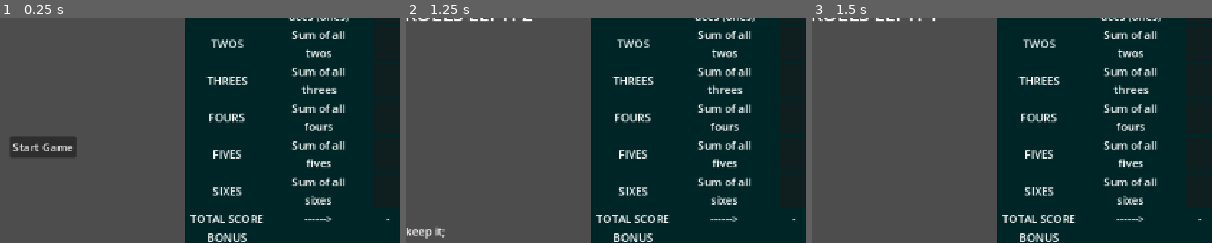
Above: before the commit, frames 1-3 (left to right).
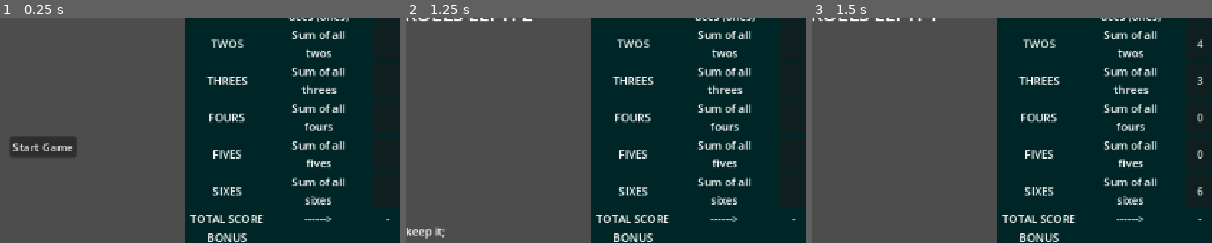
Above: after the commit, the same moments.

Repository: Cuppit/yahtzee
Game: Godot game, scene res://scenes/game_screen/game_screen.tscn
Two runs of this game, one before a commit and one after it. Both use one fixed random seed, a clock stepped at 60 frames per second and the inputs below.
Inputs:
- Up to frame 1 (0.25 s): no input
- Up to frame 2 (1.25 s): click "Start Game" at 0.5 s
- Up to frame 3 (1.5 s): click "Roll!" at 1.25 s
The pictures show only the part of the screen within x 12-62%, y 20-70%; the shares and areas given below are measured in that part.

Frames 1-2 are identical in both runs. In frame 3, 0.2% of the frame differs, in the area x 96-98%, y 9-80%.

Commit message:
some progress on the UI

Diff:
--- a/scenes/score_sheet/score_sheet.gd
+++ b/scenes/score_sheet/score_sheet.gd
@@ -116,9 +116,9 @@
 	var cats = categories_available.keys()
 	for cat in range(0,len(cats)):
 		score = 0
-		if categories_available.keys()[cat] == "aces":
+		if categories_available.keys()[cat] in ["aces","twos","threes","fours","fives","sixes"]:
 			for val in dice_vals:
-				if val == 1:
+				if val == cat+1:
 					score += val
 			print("About to write to the object")
 			score_buttons[cat].text = str(score)
